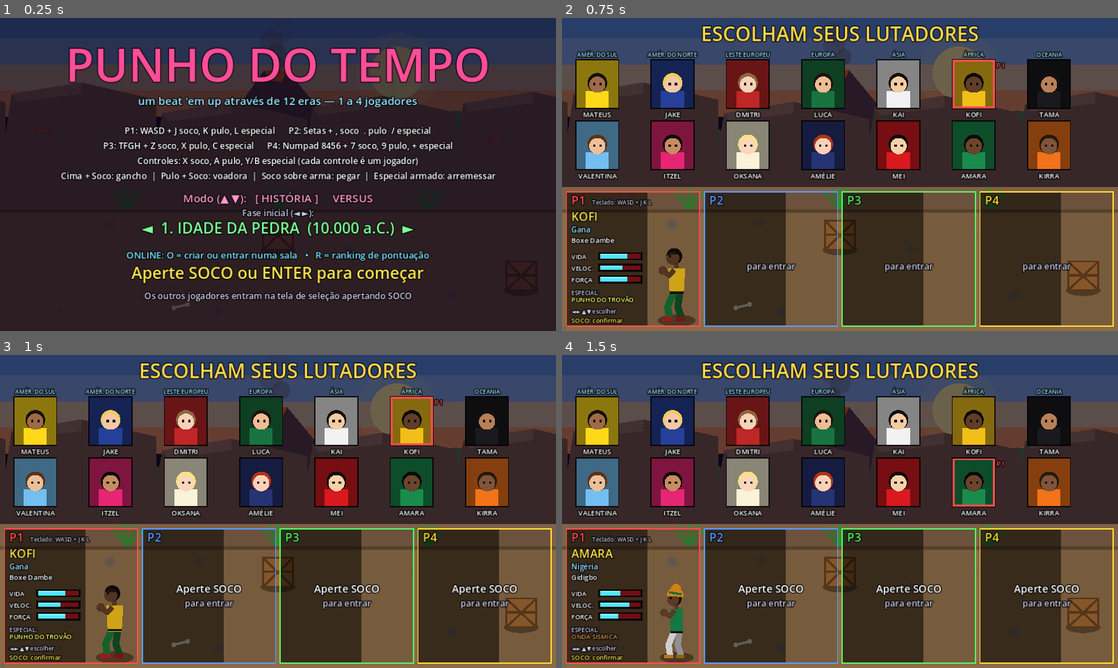
Above: before the commit, frames 1-4 (two rows, left to right).
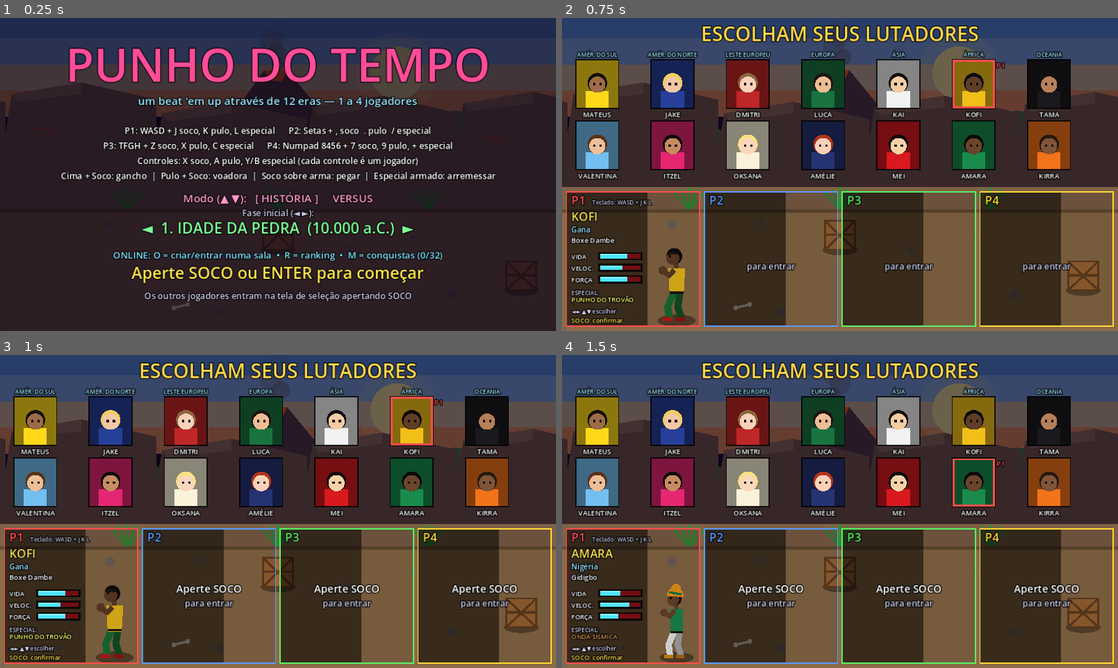
Above: after the commit, the same moments.

Repository: zugby0101/punho-do-tempo1
Game: Godot game, scene res://scenes/main.tscn
Same seed, same stepped clock (60 frames per second), same inputs: the game is played once before the commit and once after it.
Inputs:
- Up to frame 1 (0.25 s): no input
- Up to frame 2 (0.75 s): tap Enter (start) at 0.5 s; hold D (move_right) from 0.53 s (still down); tap J (attack) at 0.6 s
- Up to frame 3 (1 s): keep holding D (move_right); tap K (jump) at 0.77 s; tap O (net_host) at 0.8 s
- Up to frame 4 (1.5 s): release D (move_right) at 1.28 s; hold S (move_down) from 1.28 s (still down); tap O (net_host) at 1.35 s

The runs differ from the first frame. In frame 1, 0.9% of the frame differs, in the area x 20-80%, y 74-78%; in frame 2, nothing differs; in frame 3, nothing differs; in frame 4, nothing differs.

Commit message:
Adiciona 32 conquistas desbloqueáveis
- Conquistas de jornada, combate, armas, desafios e multijogador
- Progresso salvo localmente; aviso na tela ao desbloquear
- Tela de conquistas no título (M ou Tab) com progresso de cada uma
- Online: o anfitrião repassa os eventos e cada convidado desbloqueia
  no próprio computador
- Correção: o nocaute de um inimigo passa a contar no golpe final
  (antes, avançar logo após vencer o chefe podia perder os pontos dele)

Co-Authored-By: Claude Opus 5.5 <noreply@anthropic.com>
Claude-Session: https://claude.ai/code/session_01F7JcMAfvqt3WyJLdoP2HiQ

Diff:
--- a/project.godot
+++ b/project.godot
@@ -23,3 +23,4 @@
 [autoload]
 
 Net="*res://scripts/net.gd"
+Ach="*res://scripts/ach.gd"
--- /dev/null
+++ b/scripts/ach.gd
@@ -0,0 +1,155 @@
+extends Node
+## Conquistas desbloqueáveis (autoload "Ach").
+## O progresso fica salvo neste computador (user://achievements.cfg).
+##
+## Os eventos do jogo chamam track/best/collect/flag com o jogador que fez a ação.
+## Jogadores locais atualizam este computador; jogadores online (no anfitrião)
+## têm o evento repassado ao computador do convidado, que atualiza o dele.
+
+const SAVE_PATH := "user://achievements.cfg"
+
+## [id, nome, descrição, tipo, estatística, meta, cor]
+## tipo: "count" (contador), "max" (melhor valor), "set" (itens diferentes), "flag" (feito único)
+const LIST := [
+	# Jornada
+	["first_stage", "PRIMEIRO SALTO", "Conclua uma era.", "count", "stages", 1, Color(0.5, 0.9, 1)],
+	["traveler", "VIAJANTE DO TEMPO", "Conclua 6 eras diferentes.", "set", "eras", 6, Color(0.5, 0.9, 1)],
+	["all_eras", "MESTRE DAS ERAS", "Conclua as 12 eras.", "set", "eras", 12, Color(0.4, 0.7, 1)],
+	["ending", "GUARDIÃO DO TEMPO", "Chegue ao final da história.", "flag", "ending", 1, Color(1, 0.85, 0.3)],
+	["cronos", "O FIM DE CRONOS", "Derrote CRONOS, o chefe final.", "flag", "cronos", 1, Color(0.75, 0.3, 1)],
+	["all_chars", "CIDADÃO DO MUNDO", "Conclua uma era com cada um dos 14 lutadores.", "set", "chars", 14, Color(1, 0.6, 0.2)],
+	# Combate
+	["ko_1", "PRIMEIRO NOCAUTE", "Derrote um inimigo.", "count", "kos", 1, Color(1, 0.5, 0.4)],
+	["ko_100", "CEM NOCAUTES", "Derrote 100 inimigos.", "count", "kos", 100, Color(1, 0.45, 0.35)],
+	["ko_1000", "MIL NOCAUTES", "Derrote 1000 inimigos.", "count", "kos", 1000, Color(1, 0.3, 0.25)],
+	["combo_10", "EMBALADO", "Faça um combo de 10 golpes.", "max", "combo", 10, Color(1, 0.7, 0.3)],
+	["combo_25", "IMPARÁVEL", "Faça um combo de 25 golpes.", "max", "combo", 25, Color(1, 0.6, 0.2)],
+	["combo_50", "FÚRIA TEMPORAL", "Faça um combo de 50 golpes.", "max", "combo", 50, Color(1, 0.45, 0.1)],
+	["sub_1", "CAÇA AO SUB-CHEFE", "Derrote um sub-chefe.", "count", "subs", 1, Color(0.9, 0.5, 0.9)],
+	["boss_1", "CAÇADOR DE CHEFES", "Derrote um chefe.", "count", "bosses_n", 1, Color(0.95, 0.35, 0.9)],
+	["boss_all", "TERROR DOS TIRANOS", "Derrote os 12 chefes.", "set", "bosses", 12, Color(0.85, 0.2, 0.85)],
+	# Armas e golpes
+	["weapon_10", "ARSENAL", "Pegue 10 armas.", "count", "weapons", 10, Color(0.6, 0.95, 1)],
+	["weapon_all", "COLECIONADOR", "Pegue as 24 armas diferentes das eras.", "set", "weapon_types", 24, Color(0.4, 0.85, 1)],
+	["throw_20", "BRAÇO DE OURO", "Acerte 20 inimigos com armas arremessadas.", "count", "throws", 20, Color(0.7, 0.9, 0.5)],
+	["special_50", "ESPECIALISTA", "Use 50 golpes especiais.", "count", "specials", 50, Color(1, 0.9, 0.4)],
+	["crates_25", "QUEBRA-TUDO", "Quebre 25 caixas.", "count", "crates", 25, Color(0.8, 0.6, 0.35)],
+	["food_20", "COMILÃO", "Coma 20 vezes.", "count", "food", 20, Color(0.95, 0.55, 0.3)],
+	# Desafios
+	["no_death", "SOBREVIVENTE", "Conclua uma era sem perder nenhuma vida.", "flag", "no_death", 1, Color(0.5, 1, 0.6)],
+	["untouched", "INTOCÁVEL", "Conclua uma era sem levar nenhum dano.", "flag", "untouched", 1, Color(0.3, 1, 0.8)],
+	["last_life", "POR UM FIO", "Conclua uma era com a última vida.", "flag", "last_life", 1, Color(1, 0.4, 0.5)],
+	["score_100k", "DONO DA RUA", "Some 100.000 pontos numa partida.", "max", "score", 100000, Color(1, 0.85, 0.3)],
+	["score_500k", "LENDA VIVA", "Some 500.000 pontos numa partida.", "max", "score", 500000, Color(1, 0.75, 0.1)],
+	# Multijogador
+	["coop_2", "JUNTOS SOMOS FORTES", "Conclua uma era em co-op.", "flag", "coop2", 1, Color(0.5, 0.75, 1)],
+	["coop_4", "ESQUADRÃO COMPLETO", "Conclua uma era com 4 jogadores.", "flag", "coop4", 1, Color(0.35, 0.6, 1)],
+	["versus_win", "CAMPEÃO DA ARENA", "Vença uma partida no Versus.", "flag", "versus_win", 1, Color(1, 0.5, 0.5)],
+	["versus_perfect", "VITÓRIA PERFEITA", "Vença no Versus sem perder nenhum round.", "flag", "versus_perfect", 1, Color(1, 0.3, 0.3)],
+	["online", "CONEXÃO GLOBAL", "Jogue uma partida online.", "flag", "online", 1, Color(0.4, 0.9, 1)],
+	["top10", "NO PÓDIO", "Entre no Top 10 do ranking online.", "flag", "top10", 1, Color(1, 0.85, 0.3)],
+]
+
+var stats := {}       # estatística -> número, ou Array (para "set")
+var unlocked := {}    # id -> data (texto)
+var toasts: Array = []  # avisos pendentes: [nome, cor, tempo]
+var dirty := false
+var save_timer := 0.0
+
+
+func _ready() -> void:
+	process_mode = Node.PROCESS_MODE_ALWAYS
+	var cfg := ConfigFile.new()
+	if cfg.load(SAVE_PATH) == OK:
+		stats = cfg.get_value("ach", "stats", {})
+		unlocked = cfg.get_value("ach", "unlocked", {})
+
+
+func _process(delta: float) -> void:
+	for tt in toasts:
+		tt[2] -= delta
+	toasts = toasts.filter(func(x): return x[2] > 0.0)
+	save_timer -= delta
+	if dirty and save_timer <= 0.0:
+		save_now()
+
+
+func save_now() -> void:
+	var cfg := ConfigFile.new()
+	cfg.set_value("ach", "stats", stats)
+	cfg.set_value("ach", "unlocked", unlocked)
+	cfg.save(SAVE_PATH)
+	dirty = false
+	save_timer = 1.0
+
+
+# ---------- API usada pelo jogo ----------
+func track(player, stat: String, amount := 1) -> void:
+	_route(player, "count", stat, amount)
+
+
+func best(player, stat: String, value: int) -> void:
+	_route(player, "max", stat, value)
+
+
+func collect(player, stat: String, item) -> void:
+	_route(player, "set", stat, item)
+
+
+func flag(player, stat: String) -> void:
+	_route(player, "flag", stat, 1)
+
+
+## Jogador online (só no anfitrião): repassa ao convidado. Senão, aplica aqui.
+func _route(player, kind: String, stat: String, value) -> void:
+	if player != null and is_instance_valid(player) and "sets" in player and not player.sets.is_empty():
+		var s: String = player.sets[0]
+		if s.begins_with("n"):
+			if Net.is_host() and Net.game != null:
+				Net.game.net_events.append(["a", s, kind, stat, value])
+			return
+	apply(kind, stat, value)
+
+
+func apply(kind: String, stat: String, value) -> void:
+	match kind:
+		"count", "flag":
+			stats[stat] = int(stats.get(stat, 0)) + (int(value) if kind == "count" else 0)
+			if kind == "flag":
+				stats[stat] = 1
+		"max":
+			stats[stat] = maxi(int(stats.get(stat, 0)), int(value))
+		"set":
+			var arr: Array = stats.get(stat, [])
+			if not (value in arr):
+				arr.append(value)
+			stats[stat] = arr
+	dirty = true
+	_check()
+
+
+func progress(a: Array) -> int:
+	var v = stats.get(a[4], 0)
+	if v is Array:
+		return v.size()
+	return int(v)
+
+
+func is_unlocked(id: String) -> bool:
+	return unlocked.has(id)
+
+
+func unlocked_count() -> int:
+	return unlocked.size()
+
+
+func _check() -> void:
+	for a in LIST:
+		if unlocked.has(a[0]):
+			continue
+		if progress(a) >= int(a[5]):
+			unlocked[a[0]] = Time.get_date_string_from_system()
+			toasts.append([a[1], a[6], 4.0])
+			dirty = true
+			if Net.game != null and Net.game.sfx != null:
+				Net.game.sfx.play("pickup", 0.0)
--- a/scripts/controls.gd
+++ b/scripts/controls.gd
@@ -95,8 +95,9 @@
 		for ev in _events("j", a, -1):
 			InputMap.action_add_event(g, ev)
 	# Teclas do modo online (no título)
-	for pair in [["net_host", KEY_O], ["net_join", KEY_I], ["ranking", KEY_R]]:  # O: menu online, R: ranking
-		InputMap.add_action(pair[0])
+	for pair in [["net_host", KEY_O], ["net_join", KEY_I], ["ranking", KEY_R], ["achievements", KEY_M], ["achievements", KEY_TAB]]:  # O: online, R: ranking, M/Tab: conquistas
+		if not InputMap.has_action(pair[0]):
+			InputMap.add_action(pair[0])
 		var kev := InputEventKey.new()
 		kev.physical_keycode = pair[1]
 		InputMap.action_add_event(pair[0], kev)
--- a/scripts/enemy.gd
+++ b/scripts/enemy.gd
@@ -6,6 +6,7 @@
 var last_hitter = null  # jogador que deu o último golpe (recebe os pontos)
 var tier := 0  # 1 = fácil, 2 = difícil, 3 = muito difícil, 0 = chefe
 var block_flash := 0.0
+var ko_reported := false
 var blocked_last := false
 var aggressive := false
 var attack_cd := 1.0
@@ -197,6 +198,8 @@
 		game.hud.show_enemy(self)
 		return
 	super.take_hit(dmg, dir, knock, launch)
+	if hp <= 0:
+		_report_ko()
 
 
 func _draw() -> void:
@@ -252,4 +255,12 @@
 
 func _die() -> void:
 	set_state("dead")
+	_report_ko()
+
+
+## Registra o nocaute no instante do golpe final (pontos, conquistas, chefe).
+func _report_ko() -> void:
+	if ko_reported:
+		return
+	ko_reported = true
 	game.on_enemy_killed(self)
--- a/scripts/hud.gd
+++ b/scripts/hud.gd
@@ -61,6 +61,71 @@
 
 
 func _draw() -> void:
+	_draw_main()
+	if game.mode != "achievements":
+		_draw_toasts()
+
+
+func _draw_toasts() -> void:
+	var i := 0
+	for tt in Ach.toasts:
+		var k := clampf((4.0 - tt[2]) * 4.0, 0.0, 1.0) * clampf(tt[2] * 3.0, 0.0, 1.0)
+		var x := W - 330.0 * k
+		var y := 96.0 + i * 62.0
+		var c: Color = tt[1]
+		draw_rect(Rect2(x, y, 320, 54), Color(0.05, 0.03, 0.1, 0.92))
+		draw_rect(Rect2(x, y, 320, 54), c, false, 2.0)
+		_trophy(Vector2(x + 28, y + 27), c, true)
+		_text(Vector2(x + 54, y + 22), "CONQUISTA DESBLOQUEADA!", 12, Color(0.8, 0.8, 0.9))
+		_text(Vector2(x + 54, y + 43), tt[0], 17, c)
+		i += 1
+
+
+## Ícone de troféu.
+func _trophy(c: Vector2, col: Color, on: bool) -> void:
+	var cc := col if on else Color(0.3, 0.3, 0.35)
+	draw_circle(c, 18.0, Color(cc.r, cc.g, cc.b, 0.18))
+	draw_colored_polygon(PackedVector2Array([c + Vector2(-10, -10), c + Vector2(10, -10), c + Vector2(7, 2), c + Vector2(-7, 2)]), cc)
+	draw_circle(c + Vector2(0, 0), 7.0, cc)
+	draw_rect(Rect2(c + Vector2(-2, 6), Vector2(4, 5)), cc)
+	draw_rect(Rect2(c + Vector2(-7, 10), Vector2(14, 3)), cc)
+	draw_arc(c + Vector2(-10, -5), 4.0, PI * 0.5, PI * 1.5, 6, cc, 2.0)
+	draw_arc(c + Vector2(10, -5), 4.0, -PI * 0.5, PI * 0.5, 6, cc, 2.0)
+	if not on:
+		draw_rect(Rect2(c + Vector2(-5, -3), Vector2(10, 8)), Color(0.15, 0.15, 0.18))
+
+
+func _draw_achievements() -> void:
+	draw_rect(Rect2(0, 0, W, 540), Color(0.03, 0.0, 0.08, 0.92))
+	var total: int = Ach.LIST.size()
+	_center(48, "CONQUISTAS", 36, Color(1, 0.85, 0.3))
+	_center(76, "%d de %d desbloqueadas" % [Ach.unlocked_count(), total], 15, Color(0.8, 0.8, 0.9))
+	var per := 16
+	var pages := int(ceil(total / float(per)))
+	var start: int = game.ach_page * per
+	for k in range(start, mini(start + per, total)):
+		var a: Array = Ach.LIST[k]
+		var j := k - start
+		var x := 24.0 + (j % 2) * 468.0
+		var y := 96.0 + (j / 2) * 52.0
+		var on: bool = Ach.is_unlocked(a[0])
+		var col: Color = a[6]
+		draw_rect(Rect2(x, y, 456, 46), Color(col.r, col.g, col.b, 0.12) if on else Color(1, 1, 1, 0.04))
+		draw_rect(Rect2(x, y, 456, 46), col if on else Color(0.3, 0.3, 0.35), false, 1.5)
+		_trophy(Vector2(x + 24, y + 23), col, on)
+		_text(Vector2(x + 50, y + 20), a[1], 15, col if on else Color(0.75, 0.75, 0.8))
+		_text(Vector2(x + 50, y + 38), a[2], 12, Color(0.85, 0.85, 0.9) if on else Color(0.6, 0.6, 0.65))
+		if on:
+			_text(Vector2(x + 300, y + 20), "✔ " + String(Ach.unlocked[a[0]]), 11, Color(0.5, 1, 0.6), HORIZONTAL_ALIGNMENT_RIGHT, 150)
+		elif a[3] != "flag":
+			var goal := int(a[5])
+			var prog := mini(Ach.progress(a), goal)
+			_text(Vector2(x + 300, y + 20), "%d / %d" % [prog, goal], 12, Color(0.8, 0.8, 0.9), HORIZONTAL_ALIGNMENT_RIGHT, 150)
+			_bar(Vector2(x + 350, y + 30), 96, 5, float(prog) / goal, col)
+	_center(520, "Página %d/%d  •  ◄ ► trocar página  •  ESC voltar" % [game.ach_page + 1, pages], 14, Color(0.8, 0.8, 0.9))
+
+
+func _draw_main() -> void:
 	if game.mode in ["play", "stageclear", "gameover", "roundstart", "roundend", "match"] and not game.players.is_empty():
 		_draw_game_hud()
 	if message_timer > 0.0 and game.mode == "play":
@@ -70,6 +135,7 @@
 		"title": _draw_title()
 		"online_menu": _draw_online_menu()
 		"ranking": _draw_ranking()
+		"achievements": _draw_achievements()
 		"name_entry":
 			draw_rect(Rect2(0, 0, W, 540), Color(0.03, 0.0, 0.08, 0.85))
 			if not game.name_queue.is_empty():
@@ -215,7 +281,7 @@
 	_center(372, "◄  %d. %s  (%s)  ►" % [game.stage_idx + 1, game.stage.name, game.stage.year], 26, Color(0.5, 1, 0.6))
 	if int(t * 2.0) % 2 == 0:
 		_center(450, "Aperte SOCO ou ENTER para começar", 28, Color(1, 0.9, 0.3))
-	_center(415, "ONLINE: O = criar ou entrar numa sala   •   R = ranking de pontuação", 16, Color(0.5, 0.9, 1))
+	_center(415, "ONLINE: O = criar/entrar numa sala  •  R = ranking  •  M = conquistas (%d/%d)" % [Ach.unlocked_count(), Ach.LIST.size()], 16, Color(0.5, 0.9, 1))
 	if vs:
 		_center(485, "Versus: 2 a 4 jogadores, todos contra todos. Vence quem ganhar 2 rounds.", 15, Color(0.8, 0.8, 0.9))
 	else:
--- a/scripts/main.gd
+++ b/scripts/main.gd
@@ -61,6 +61,7 @@
 var score_sent := false
 var name_queue: Array = []       # jogadores que ainda vão digitar o nome
 var name_entries: Array = []
+var ach_page := 0
 static var last_names := {}      # pid -> último nome usado
 const ONLINE_OPTIONS := [
 	["CRIAR SALA", "pelo servidor intermediário — ninguém precisa abrir portas"],
@@ -176,12 +177,19 @@
 	return p
 
 
+func _flag_online() -> void:
+	if Net.online():
+		for p in players:
+			Ach.flag(p, "online")
+
+
 func _spawn_party() -> void:
 	for i in party.size():
 		var info: Dictionary = party[i]
 		var p = _make_player(i, info.char, info.sets)
 		p.lives = info.lives
 		p.score = info.score
+		p.start_lives = info.lives
 		p.position = Vector2(200.0 + i * 25.0, 375.0 + i * 40.0)
 		players.append(p)
 	player = players[0]
@@ -229,7 +237,7 @@
 
 
 func is_frozen() -> bool:
-	return mode in ["title", "select", "intro", "ending", "roundstart", "match", "ranking", "name_entry"] or paused or hitstop > 0.0
+	return mode in ["title", "select", "intro", "ending", "roundstart", "match", "ranking", "name_entry", "achievements"] or paused or hitstop > 0.0
 
 
 func cam_left() -> float:
@@ -262,6 +270,17 @@
 			if mode_time > 0.4 and (Input.is_physical_key_pressed(KEY_ESCAPE) or _confirm() or Input.is_action_just_pressed("ranking")):
 				_set_mode(ranking_return)
 				mode_time = 2.0  # volta direto, sem esperar a animação
+			return
+		"achievements":
+			var pages := int(ceil(Ach.LIST.size() / 16.0))
+			if Input.is_action_just_pressed("move_right"):
+				ach_page = (ach_page + 1) % pages
+				sfx.play("whoosh", 0.0)
+			elif Input.is_action_just_pressed("move_left"):
+				ach_page = posmod(ach_page - 1, pages)
+				sfx.play("whoosh", 0.0)
+			elif mode_time > 0.4 and (Input.is_physical_key_pressed(KEY_ESCAPE) or _confirm() or Input.is_action_just_pressed("achievements")):
+				_set_mode("title")
 			return
 		"name_entry":
 			if Input.is_physical_key_pressed(KEY_ESCAPE):
@@ -281,6 +300,11 @@
 		"title":
 			if Input.is_action_just_pressed("ranking"):
 				_open_ranking("title")
+				return
+			if Input.is_action_just_pressed("achievements"):
+				ach_page = 0
+				_set_mode("achievements")
+				sfx.play("go", 0.0)
 				return
 			if Input.is_action_just_pressed("net_host") or Input.is_action_just_pressed("net_join"):
 				online_choice = 0
@@ -309,6 +333,7 @@
 			if mode_time > 3.5 or (mode_time > 0.6 and _confirm()):
 				_set_mode("play")
 				hud.show_message("LUTE!", 1.2)
+				_flag_online()
 			return
 		"stageclear":
 			if mode_time > 1.5 and _confirm():
@@ -334,6 +359,7 @@
 			if mode_time > 1.8:
 				_set_mode("play")
 				hud.show_message("LUTEM!", 0.9)
+				_flag_online()
 				sfx.play("go", 0.0)
 			return
 		"match":
@@ -376,6 +402,7 @@
 		if p.out and Controls.just(p.sets, "attack"):
 			p.lives = 3
 			p.score = 0
+			p.start_lives = 99  # continuou: não vale "Sobrevivente" nesta era
 			p.respawn()
 			hud.show_message("P%d VOLTOU!" % (p.pid + 1), 1.2)
 			sfx.play("go", 0.0)
@@ -591,6 +618,25 @@
 	for p in players:
 		if not p.out:
 			p.score += 2000 + p.lives * 1000
+			# Conquistas de fim de era
+			Ach.track(p, "stages")
+			Ach.collect(p, "eras", stage_idx)
+			Ach.collect(p, "chars", p.display_name)
+			Ach.best(p, "score", p.score)
+			if p.lives >= p.start_lives:
+				Ach.flag(p, "no_death")
+			if p.damage_taken == 0:
+				Ach.flag(p, "untouched")
+			if p.lives == 1:
+				Ach.flag(p, "last_life")
+			if players.size() >= 2:
+				Ach.flag(p, "coop2")
+			if players.size() >= 4:
+				Ach.flag(p, "coop4")
+			if stage_idx >= stages.size() - 1:
+				Ach.flag(p, "ending")
+			p.start_lives = p.lives
+			p.damage_taken = 0
 	music.stop()
 	sfx.play("start", 0.0)
 	if stage_idx >= stages.size() - 1:
@@ -681,6 +727,7 @@
 			if absf(p.position.x - pl.position.x) < 30.0 and absf(p.position.y - pl.position.y) < 18.0:
 				pl.hp = mini(pl.max_hp, pl.hp + p.heal)
 				pl.score += 200
+				Ach.track(pl, "food")
 				sfx.play("pickup", 0.0)
 				p.queue_free()
 
@@ -699,13 +746,29 @@
 		attacker.score += int(atk.dmg) * 10
 		combo_count += 1
 		combo_timer = 1.2
+		Ach.best(attacker, "combo", combo_count)
+		if target.get_script() == CrateScript and target.hp <= 0:
+			Ach.track(attacker, "crates")
 		if "last_hitter" in target:
 			target.last_hitter = attacker
 
 
 func on_enemy_killed(e) -> void:
-	if e.last_hitter != null and is_instance_valid(e.last_hitter):
-		e.last_hitter.score += e.score_value
+	var killer = e.last_hitter if e.last_hitter != null and is_instance_valid(e.last_hitter) else null
+	if killer != null:
+		killer.score += e.score_value
+		Ach.track(killer, "kos")
+		Ach.best(killer, "score", killer.score)
+	# Chefes contam para todo o grupo
+	if e.kind in ["boss", "subboss"]:
+		for p in players:
+			if e.kind == "boss":
+				Ach.track(p, "bosses_n")
+				Ach.collect(p, "bosses", stage_idx)
+				if stage_idx == stages.size() - 1:
+					Ach.flag(p, "cronos")
+			else:
+				Ach.track(p, "subs")
 	sfx.play("ko")
 	if e.kind == "subboss":
 		hitstop = 0.25
@@ -890,6 +953,15 @@
 	if mode == "roundend":
 		if mode_time > 2.8:
 			if round_winner >= 0 and round_wins[round_winner] >= VERSUS_WINS:
+				var champ = _versus_champion()
+				if champ != null:
+					Ach.flag(champ, "versus_win")
+					var others_won := 0
+					for p in players:
+						if p != champ:
+							others_won += round_wins[p.pid]
+					if others_won == 0:
+						Ach.flag(champ, "versus_perfect")
 				_set_mode("match")
 				music.play("title", 0)
 				sfx.play("start", 0.0)
@@ -1226,6 +1298,9 @@
 			"s": sfx.play(ev[1])
 			"k": spawn_spark(Vector2(ev[1], ev[2]), ev[3], ev[4])
 			"p": popup(ev[1], Vector2(ev[2], ev[3]), ev[4])
+			"a":
+				if ev[1] == Net.my_set:
+					Ach.apply(ev[2], ev[3], ev[4])
 
 
 func _net_create(d: Array):
--- a/scripts/net.gd
+++ b/scripts/net.gd
@@ -26,6 +26,7 @@
 var transport := ""          # "", "enet" ou "relay"
 var peer_sets := {}          # (anfitrião) id do convidado -> conjunto remoto "n1".."n3"
 var server_ip := ""
+var my_set := ""             # (convidado) qual conjunto remoto é o meu ("n1".."n3")
 var room_code := ""
 var relay_url := ""
 var last_ip := "127.0.0.1"
@@ -259,6 +260,8 @@
 		var msg = bytes_to_var(pkt)
 		if msg is Array and msg.size() == 3 and msg[0] == "snap":
 			_apply_snapshot(msg[1], msg[2])
+		elif msg is Array and msg.size() == 2 and msg[0] == "welcome":
+			my_set = String(msg[1])
 
 
 # ---------------- Comum aos dois meios ----------------
@@ -275,6 +278,7 @@
 		if not (n in used):
 			peer_sets[id] = n
 			Controls.remote[n] = Controls.new_remote()
+			_send_welcome(id, n)
 			set_status("Um jogador online entrou! (ele aperta SOCO para escolher o lutador)")
 			return
 
@@ -287,6 +291,22 @@
 		Controls.remote[n] = Controls.new_remote()  # fica parado
 		peer_sets.erase(id)
 		set_status("Um jogador online saiu da partida.")
+
+
+## Diz ao convidado qual conjunto de controle é o dele (para as conquistas).
+func _send_welcome(id: int, n: String) -> void:
+	if transport == "relay":
+		if ws != null and ws.get_ready_state() == WebSocketPeer.STATE_OPEN:
+			var out := PackedByteArray([(id >> 8) & 255, id & 255])
+			out.append_array(var_to_bytes(["welcome", n]))
+			ws.put_packet(out)
+	else:
+		welcome.rpc_id(id, n)
+
+
+@rpc("authority", "reliable")
+func welcome(n: String) -> void:
+	my_set = n
 
 
 ## Recebe os comandos de um convidado (conexão direta).
@@ -369,6 +389,7 @@
 	role = ""
 	transport = ""
 	room_code = ""
+	my_set = ""
 	peer_sets.clear()
 	Controls.remote.clear()
 	press_counts = [0, 0, 0, 0, 0, 0, 0, 0]
@@ -442,6 +463,9 @@
 func _on_submitted(ok: bool, code: int, data) -> void:
 	if ok and data is Dictionary:
 		last_ranks = data.get("results", [])
+		for r in last_ranks:
+			if r.get("ok", false) and int(r.get("rank", 999)) <= 10:
+				Ach.flag(null, "top10")
 		if not data.get("ok", false):
 			var msg := "Pontuação recusada."
 			if not last_ranks.is_empty():
--- a/scripts/player.gd
+++ b/scripts/player.gd
@@ -31,6 +31,8 @@
 var lives := 3
 var score := 0
 var out := false          # sem vidas (pode continuar apertando soco)
+var start_lives := 3      # vidas no começo da era (conquista "Sobrevivente")
+var damage_taken := 0     # dano levado na era (conquista "Intocável")
 
 # Golpe especial do personagem
 var special_def: Dictionary = {}
@@ -86,6 +88,8 @@
 			if item != null:
 				# Pegar a arma do chão
 				equip_weapon(item.weapon)
+				Ach.track(self, "weapons")
+				Ach.collect(self, "weapon_types", String(item.weapon.name))
 				item.queue_free()
 				game.sfx.play("pickup", 0.0)
 				game.spawn_spark(position + Vector2(0, -20), Color(1, 1, 0.6), 0.6)
@@ -157,6 +161,7 @@
 # ---------- Golpes especiais ----------
 func _start_special() -> void:
 	var sp := special_def
+	Ach.track(self, "specials")
 	hp -= int(sp.cost)
 	set_state("special")
 	vel = Vector2.ZERO
@@ -352,6 +357,7 @@
 
 
 func take_hit(dmg: int, dir: int, knock: bool, launch: float = 1.0) -> void:
+	damage_taken += maxi(dmg, 0)
 	hits_taken += 1
 	hits_taken_timer = 1.2
 	if hits_taken >= 3:
--- a/scripts/thrown.gd
+++ b/scripts/thrown.gd
@@ -33,6 +33,8 @@
 			var p: float = owner_player.power if is_instance_valid(owner_player) else 1.0
 			var atk := {"dmg": 16, "heavy": true, "knock": true}
 			e.take_hit(int(16 * p), dir, true)
+			if is_instance_valid(owner_player) and e.is_in_group("enemies"):
+				Ach.track(owner_player, "throws")
 			if is_instance_valid(owner_player):
 				game.on_hit(owner_player, e, atk)
 			_land(true)
